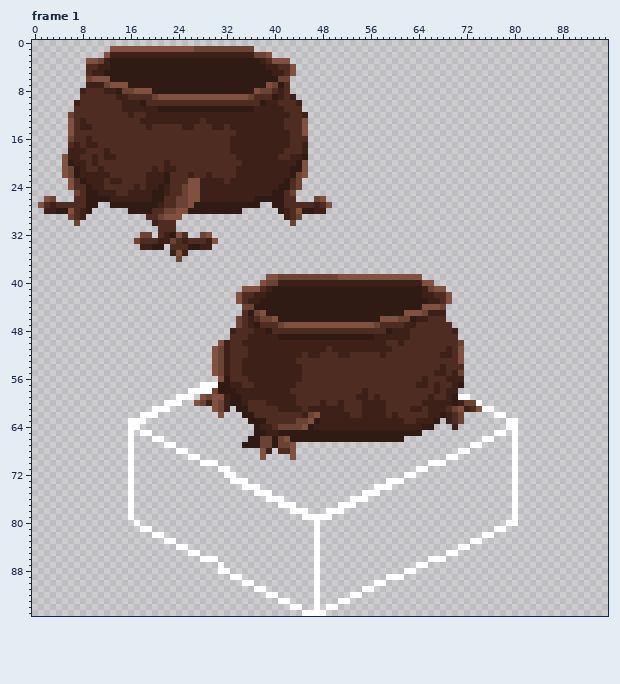
Pixel-art file: character_sprites/cauldron_walkcycle_NENW.aseprite. The first picture shows the starting point.
96x96 pixels, 8 frames. Shown: frame 1.
After the commit:
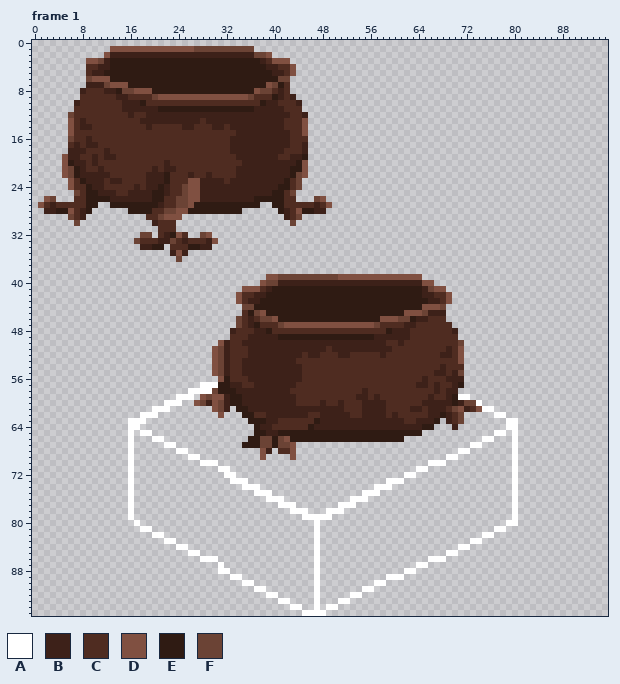
Palette (. is transparent): A #ffffff  B #3d2119  C #4f2c21  D #805041  E #2f1b13  F #6b4335
What changed:
Frame 1, layer "foreleg":
Colour C gives way to colour B in row 60 at x 36 to 38; in row 61 at x 36 to 40 and 45; in row 62 at x 39 to 44; in row 63 at x 39 to 40.
Colour D gives way to colour C in row 62 at x 47; in row 63 at x 46; in row 64 at x 45.
Colour F gives way to colour C in row 62 at x 46; in row 63 at x 44 to 45; in row 64 at x 41 to 44.
